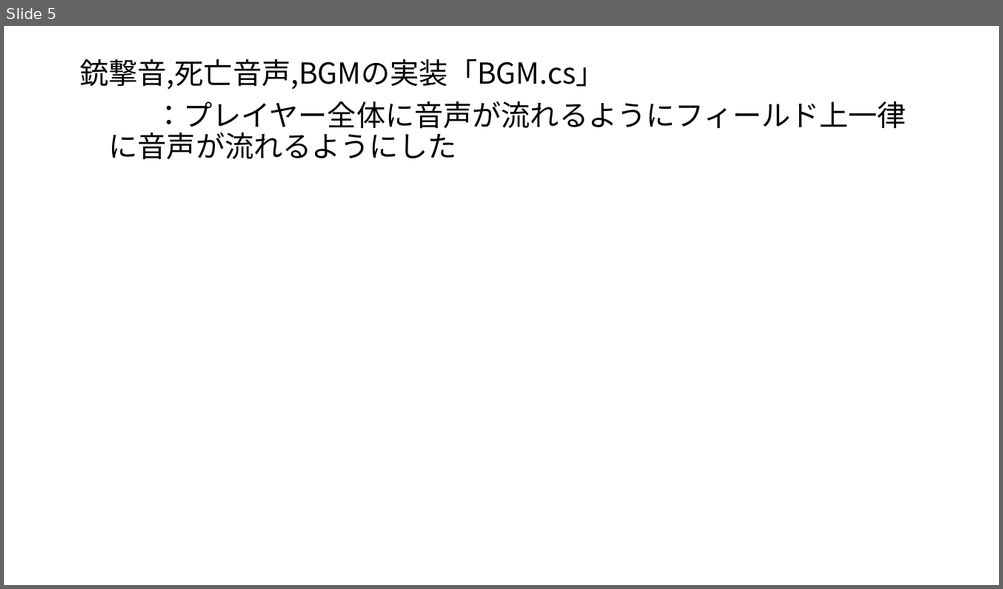
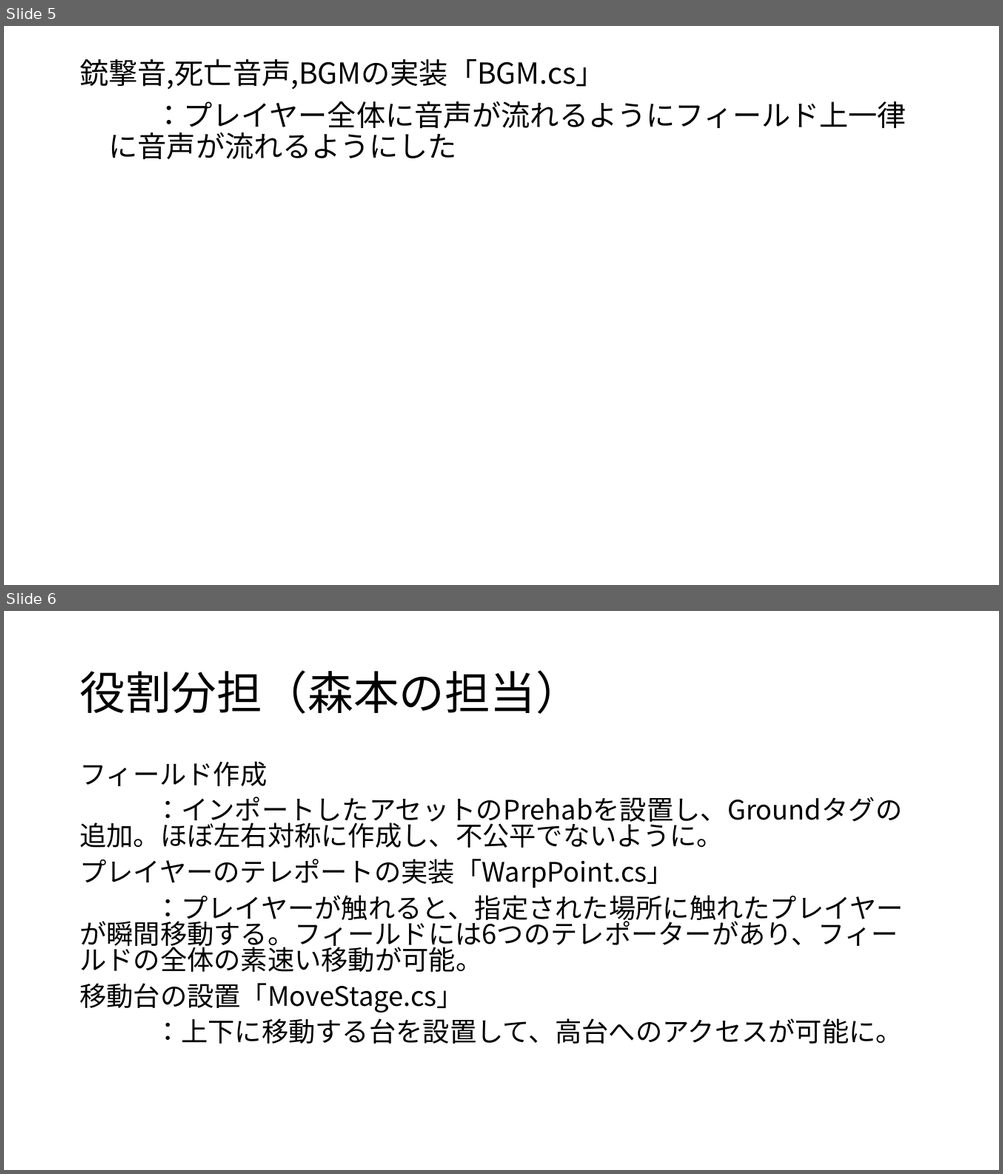
Before and after one commit to CGInteractive2018/CG_Interactive, a slide deck: Unityによるゲーム開発.pptx. Shown one above the other, each under a label of ours: slide 5 before the commit, slides 5 and 6 after it. The pictures are 1003x589 and 1003x1174 pixels, drawn with LibreOffice and Linux fonts; fonts in the diff are those of the drawing. Boxes give left, top, right and bottom in pixels: in the first picture for what was removed or moved away, otherwise in the second. Text is boxed around its words. In the diff, an @@ line names an element or a change of style, - is before the commit and + after.

```diff
--- a/Unityによるゲーム開発.pptx
+++ b/Unityによるゲーム開発.pptx
@@ slide 6 added at (4, 611, 999, 1170), background #FFFFFF @@
@@ title added at (79, 670, 581, 714), 44 pt, text #000000 @@
+役割分担（森本の担当）
@@ text added at (79, 761, 903, 1044), 25.9 pt, text #000000 @@
+フィールド作成
+：インポートしたアセットのPrehabを設置し、Groundタグの追加。ほぼ左右対称に作成し、不公平でないように。
+プレイヤーのテレポートの実装「WarpPoint.cs」
+：プレイヤーが触れると、指定された場所に触れたプレイヤーが瞬間移動する。フィールドには6つのテレポーターがあり、フィールドの全体の素速い移動が可能。
+移動台の設置「MoveStage.cs」
+：上下に移動する台を設置して、高台へのアクセスが可能に。
```
